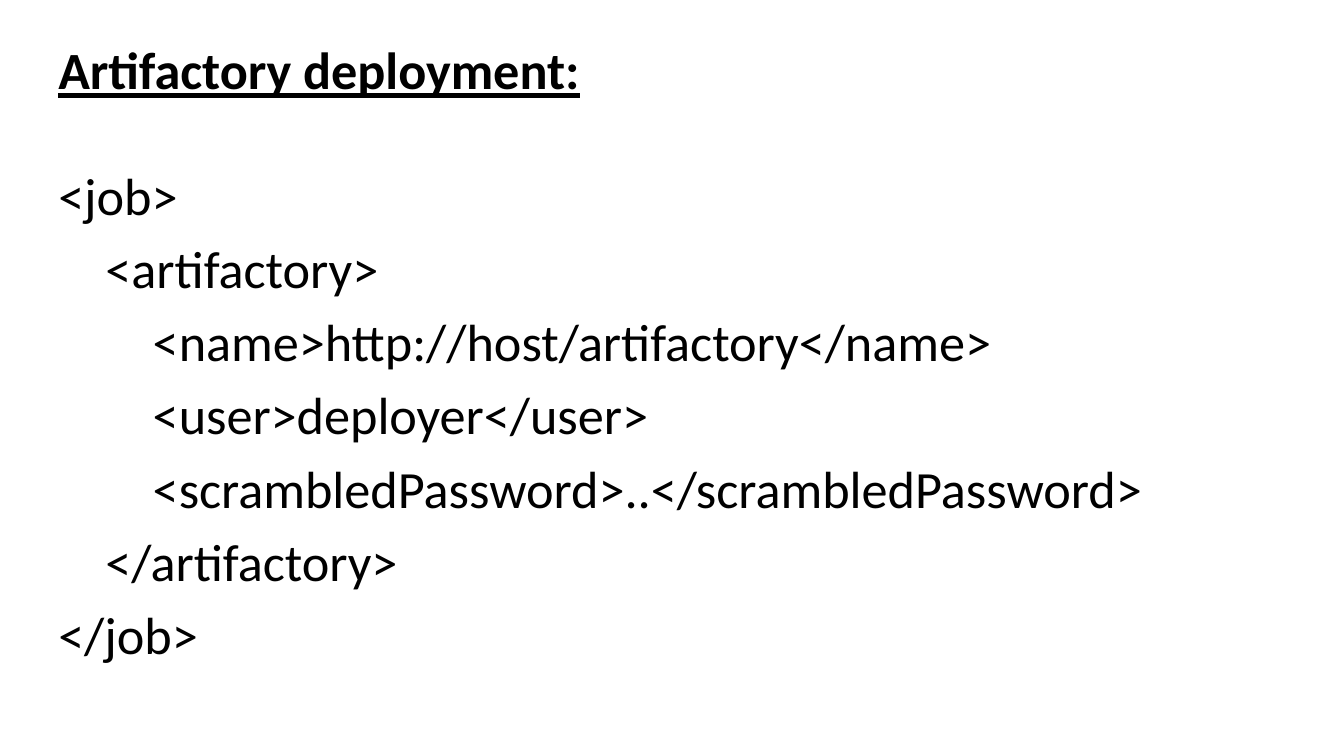
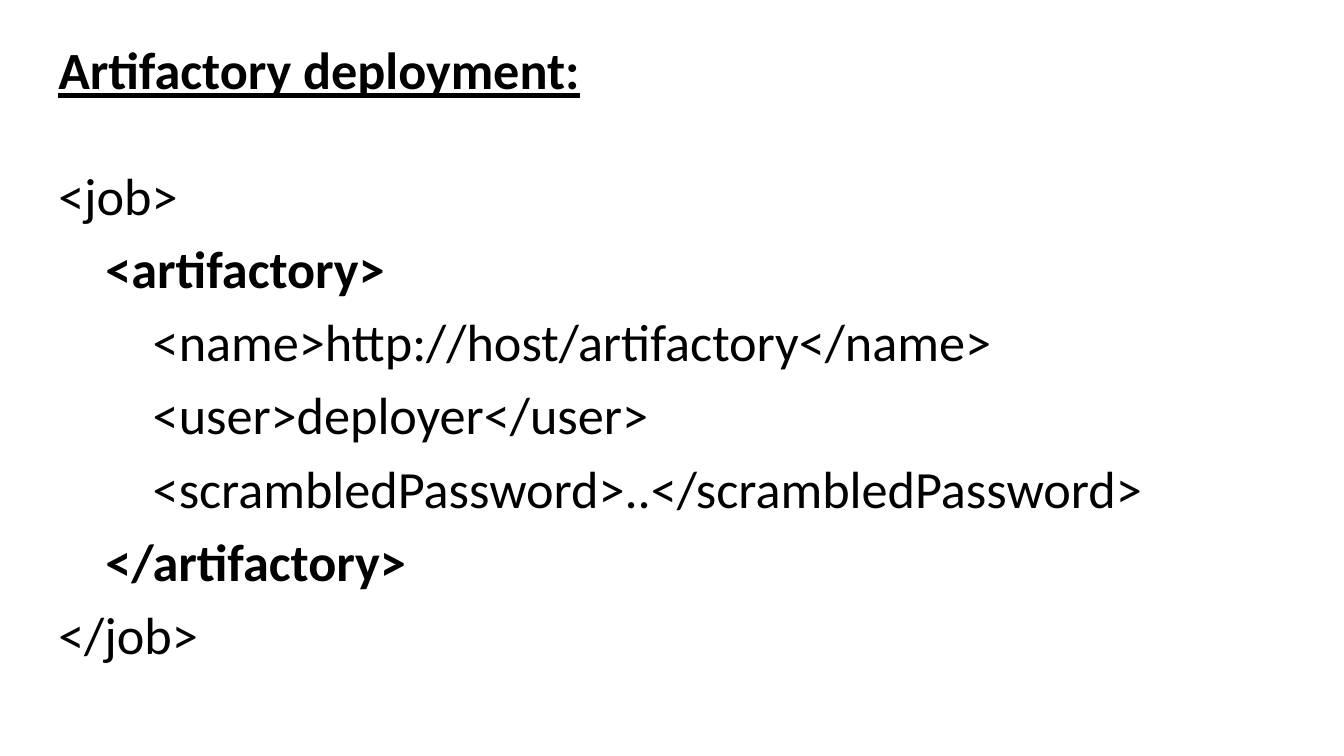
Before and after one commit to evgeny-goldin/maven-plugins, a slide deck: slide 66 of maven-plugins.pptx. Drawn at 1344x756 pixels with LibreOffice and Linux fonts; fonts in the diff are those of the drawing; background and template pictures are left out. Boxes give left, top, right and bottom in pixels: in the first picture for what was removed or moved away, otherwise in the second. Text is boxed around its words. In the diff, an @@ line names an element or a change of style, - is before the commit and + after.

```diff
--- a/maven-plugins.pptx
+++ b/maven-plugins.pptx
@@ text at (105,251,405,590): bold on in "<artifactory>", "</artifactory>" @@
```
Also in this commit, not shown: 9 other slides changed, 12 slides added, 1 slide removed.
